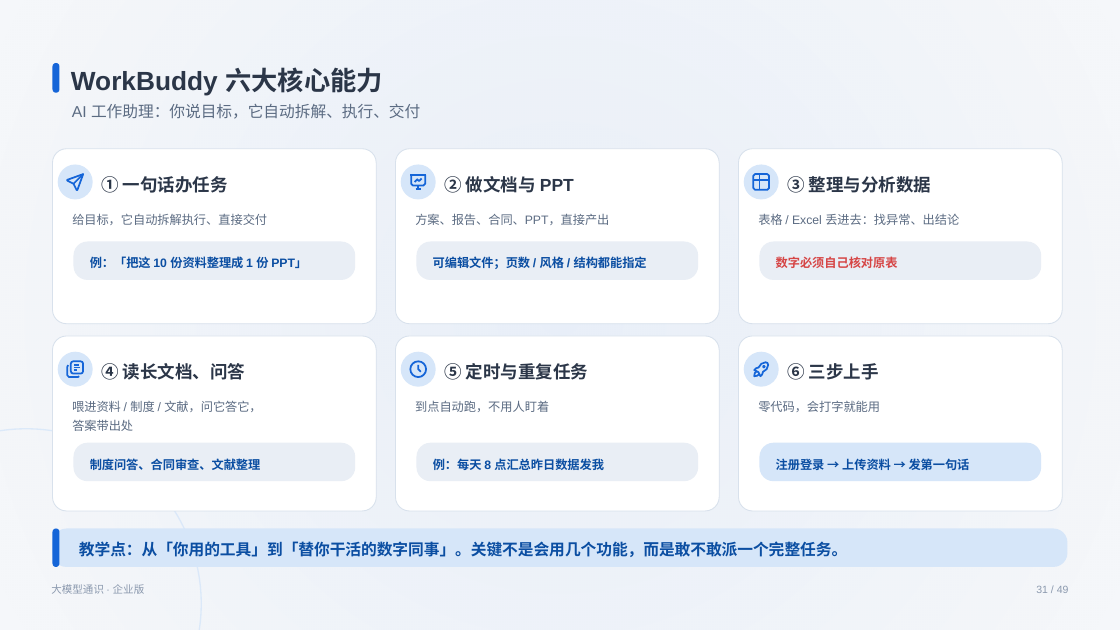
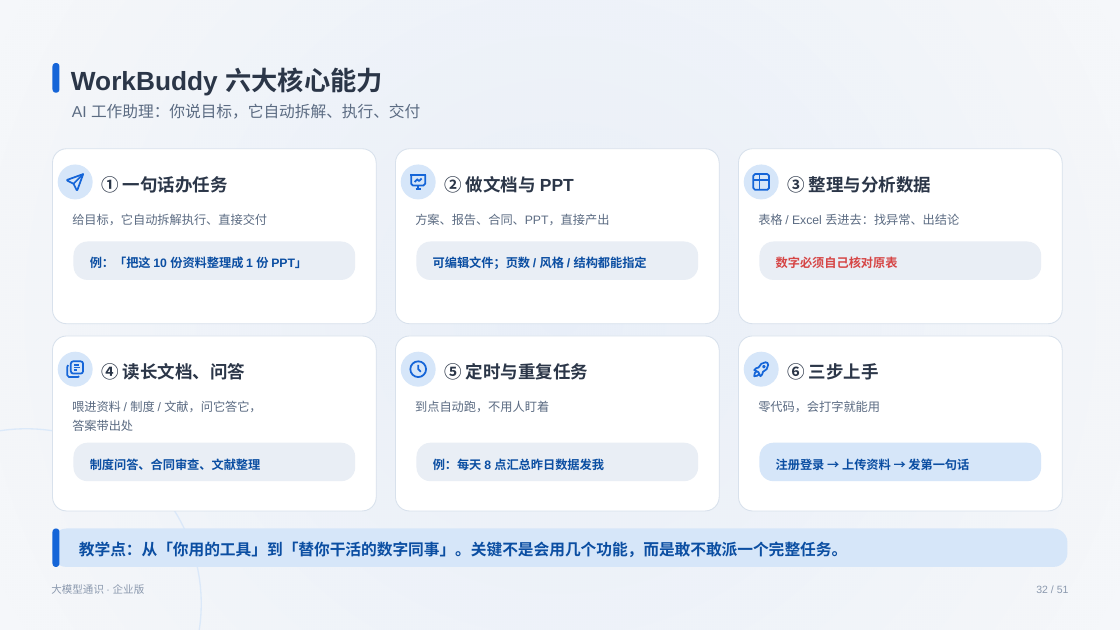
Before and after one commit to swift3000/qiyepinpeixun, a slide deck: slide 32 of 企业AI培训_交付包/初级课程_完整交付包/03_PPT课件/通用基础_PPT1_v3.pptx (slide 31 before the commit). Drawn at 1120x630 pixels with LibreOffice and Linux fonts; fonts in the diff are those of the drawing. Boxes give left, top, right and bottom in pixels: in the first picture for what was removed or moved away, otherwise in the second. Text is boxed around its words. In the diff, an @@ line names an element or a change of style, - is before the commit and + after.

```diff
--- a/企业AI培训_交付包/初级课程_完整交付包/03_PPT课件/通用基础_PPT1_v3.pptx
+++ b/企业AI培训_交付包/初级课程_完整交付包/03_PPT课件/通用基础_PPT1_v3.pptx
@@ text at <box>1036,586,1069,593</box>: text changed @@
-31 / 49
+32 / 51
```
Also in this commit, not shown: 39 other slides changed, 2 slides added, 25 other files.
